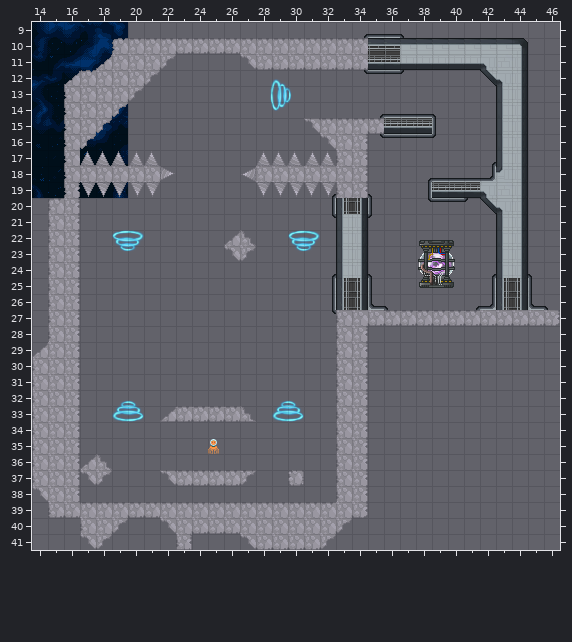
Tiled map (JSON): core/assets/levels/level_1/level_3.tmj. This is how it looked before the edit.
Cells are 16x16 px. Shown: x 14..46, y 9..41.
The same view after the edit:
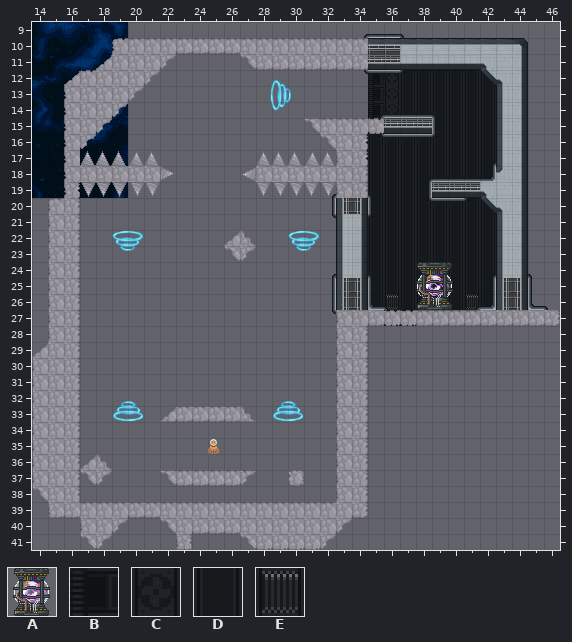
Key: from "objects": A 7 "GameObject"; from "space-tiles": B 49 "Background", C 64 "Background", D 82 "Background", E 96 "Background".
_ is an empty cell, . an unchanged one.
Objects are placed by their top-left corner, in cells (3,4 is the top-left corner of cell 3,4); size is 1x1 cell unless given.
Tiles of an added or newly shown layer are drawn over the layers below it.
Diff:
--- layer "BackGround" (added)
@@ x 34..42 @@
-12 .________
-13 .________
-14 .________
-15 ._...____
-16 _________
-17 _________
-18 .________
-19 .____....
-20 .________
-21 .________
-22 .________
-23 .________
-24 .________
-25 .________
-26 .________
-27 ..__.....
+12 .BCDDDDDD
+13 .BCDDDDDD
+14 .BCDDDDDD
+15 .B...DDDD
+16 DDDDDDDDD
+17 DDDDDDDDD
+18 .DDDDDDDD
+19 .DDDD....
+20 .DDDDDDDD
+21 .DDDDDDDD
+22 .DDDDDDDD
+23 .DDDDDDDD
+24 .DDDDDDDD
+25 .DDDDDDDD
+26 .DEDDDDED
+27 ..DD.....
--- layer "Objects"
-A "GameObject" at 37.8,22.6 size 3x3
+A "GameObject" at 37.7,24 size 3x3
Changed places in both pictures, as pixel boxes (x1, y1, x2, y2):
changed: (366, 70, 496, 326)
